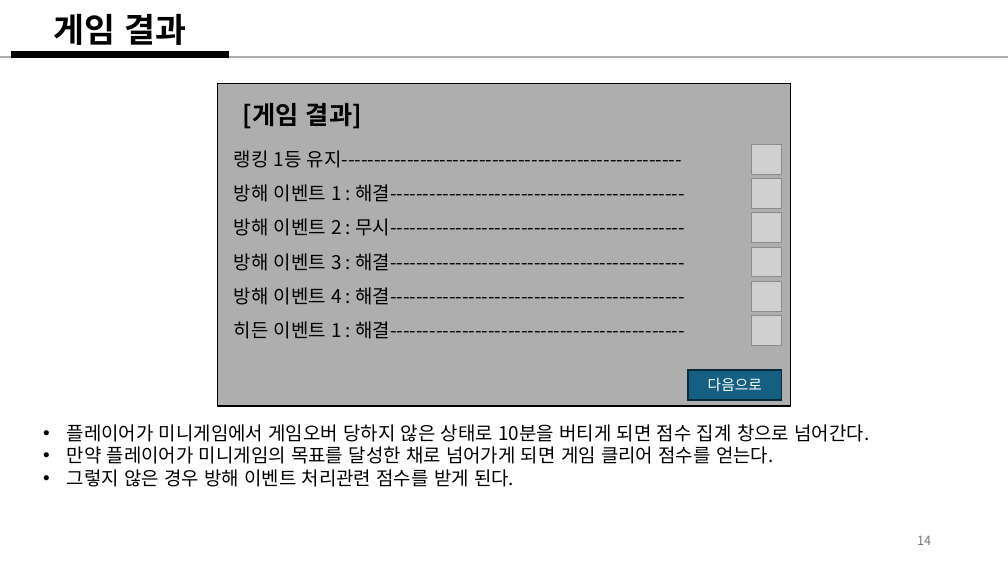
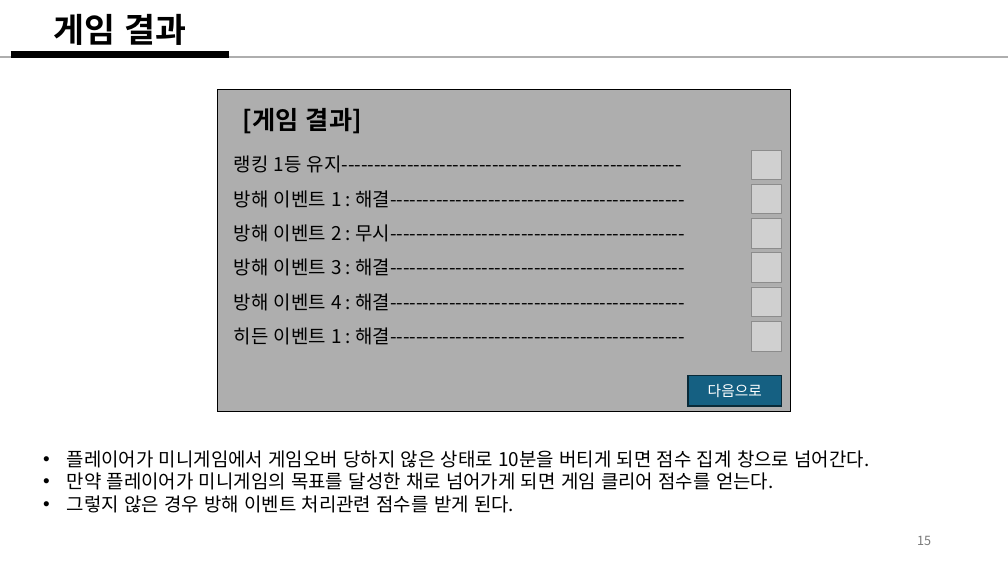
Before and after one commit to weariness00/Mandle_10Minute_Game, a slide deck: slide 15 of document/Please Leave me alone!.pptx (slide 14 before the commit). Drawn at 1008x567 pixels with LibreOffice and Linux fonts; fonts in the diff are those of the drawing; grey boxes stand for pictures. Boxes give left, top, right and bottom in pixels: in the first picture for what was removed or moved away, otherwise in the second. Text is boxed around its words. In the diff, an @@ line names an element or a change of style, - is before the commit and + after.

```diff
--- a/document/Please Leave me alone!.pptx
+++ b/document/Please Leave me alone!.pptx
@@ 7 texts, 6 pictures, 2 rectangles: place and size @@
-7 texts, 6 pictures, 2 rectangles at <box>218,84,791,406</box>
+7 texts, 6 pictures, 2 rectangles at <box>218,89,791,411</box>
@@ text "플레이어가 미니게임에서 게임오버 당하지 않은 ...": place and size @@
-text "플레이어가 미니게임에서 게임오버 당하지 않은 ..." at <box>67,424,869,487</box>
+text "플레이어가 미니게임에서 게임오버 당하지 않은 ..." at <box>67,450,869,513</box>
@@ page number at <box>917,536,931,545</box>: text changed @@
-14
+15
```
Also in this commit, not shown: 3 other slides changed, 4 slides added.
